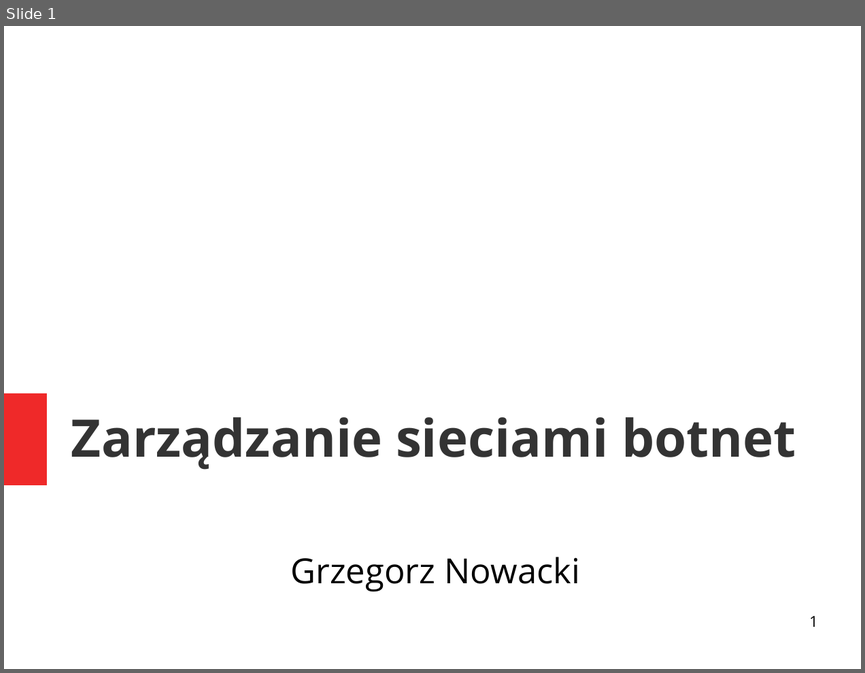
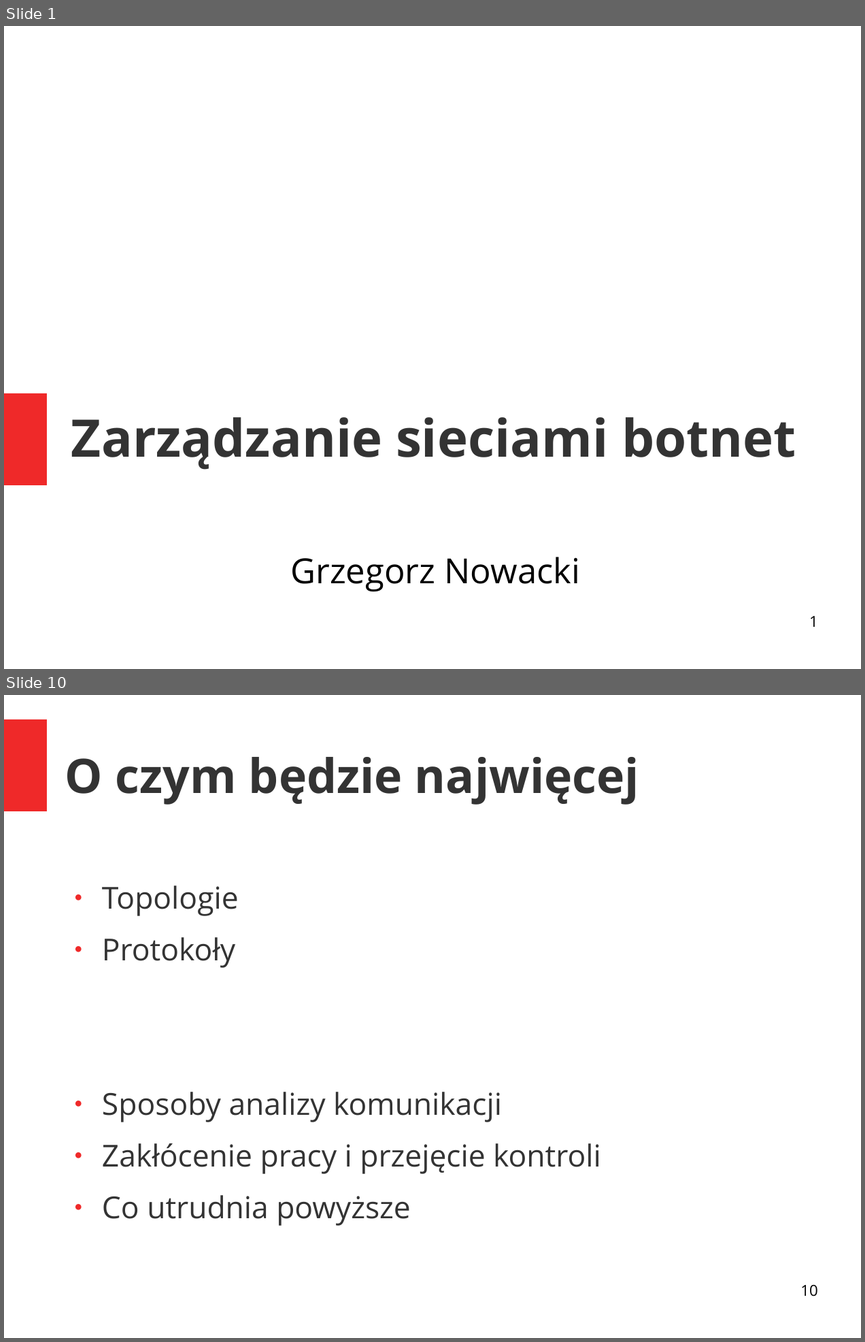
Before and after one commit to grzegorznowacki/Botnets, a slide deck: prezentacja.odp. Shown one above the other, each under a label of ours: slide 1 before the commit, slides 1 and 10 after it; the slides between them are not shown. The pictures are 865x673 and 865x1342 pixels, drawn with LibreOffice and Linux fonts; fonts in the diff are those of the drawing. Boxes give left, top, right and bottom in pixels: in the first picture for what was removed or moved away, otherwise in the second. Text is boxed around its words. In the diff, an @@ line names an element or a change of style, - is before the commit and + after.

```diff
--- a/prezentacja.odp
+++ b/prezentacja.odp
@@ slide 10 added at <box>4,695,861,1338</box>, background #FFFFFF @@
@@ rectangle added at <box>4,719,47,811</box>, fill #EF2929 @@
@@ title added at <box>65,757,639,804</box>, 44 pt, text #333333, bold @@
+O czym będzie najwięcej
@@ text added at <box>102,885,601,1225</box>, 28 pt, text #333333 @@
+● Topologie
+● Protokoły
+● Sposoby analizy komunikacji
+● Zakłócenie pracy i przejęcie kontroli
+● Co utrudnia powyższe
@@ page number added at <box>800,1285,817,1296</box>, 14 pt, text #000000 @@
+10
```
Also in this commit, not shown: 47 other slides added, 1 slide removed.
